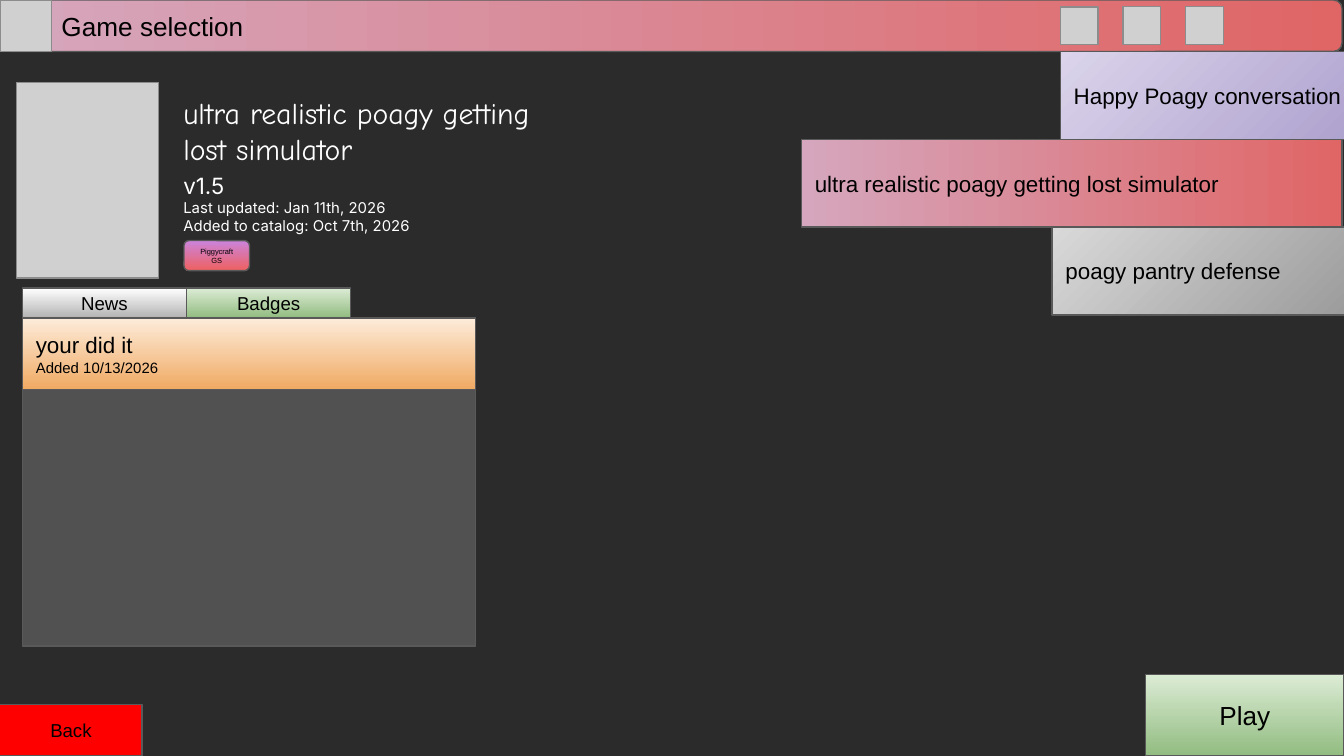
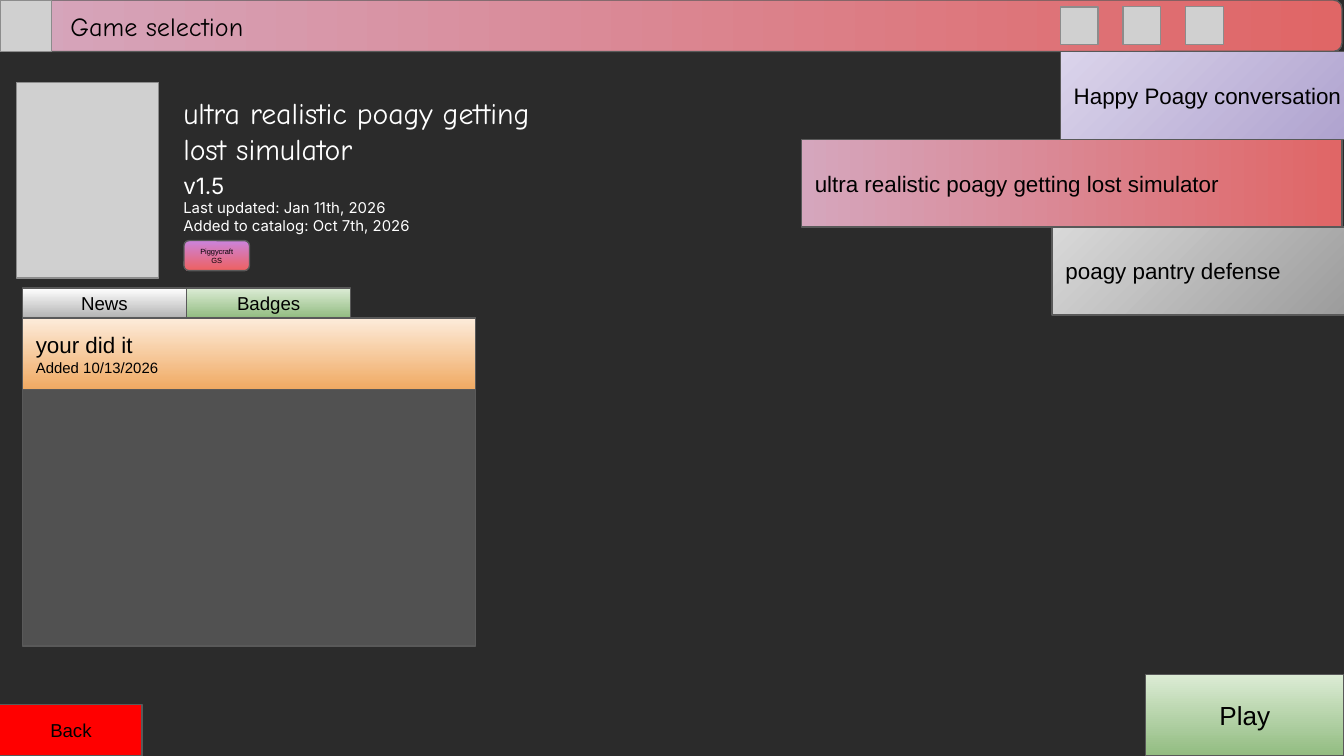
Before and after one commit to RitPigDev/poagy.gs-plus, a slide deck: slide 5 of poagy.gs+.pptx. Drawn at 1344x756 pixels with LibreOffice and Linux fonts; fonts in the diff are those of the drawing; grey boxes stand for pictures; background and template pictures are left out; a plain dark background stands for a picture behind light text. Boxes give left, top, right and bottom in pixels: in the first picture for what was removed or moved away, otherwise in the second. Text is boxed around its words. In the diff, an @@ line names an element or a change of style, - is before the commit and + after.

```diff
--- a/poagy.gs+.pptx
+++ b/poagy.gs+.pptx
@@ rounded rectangle "Game selection" at [1, 0, 1341, 51]: font Arial to Comic Neue @@
```
Also in this commit, not shown: 5 other slides changed.
